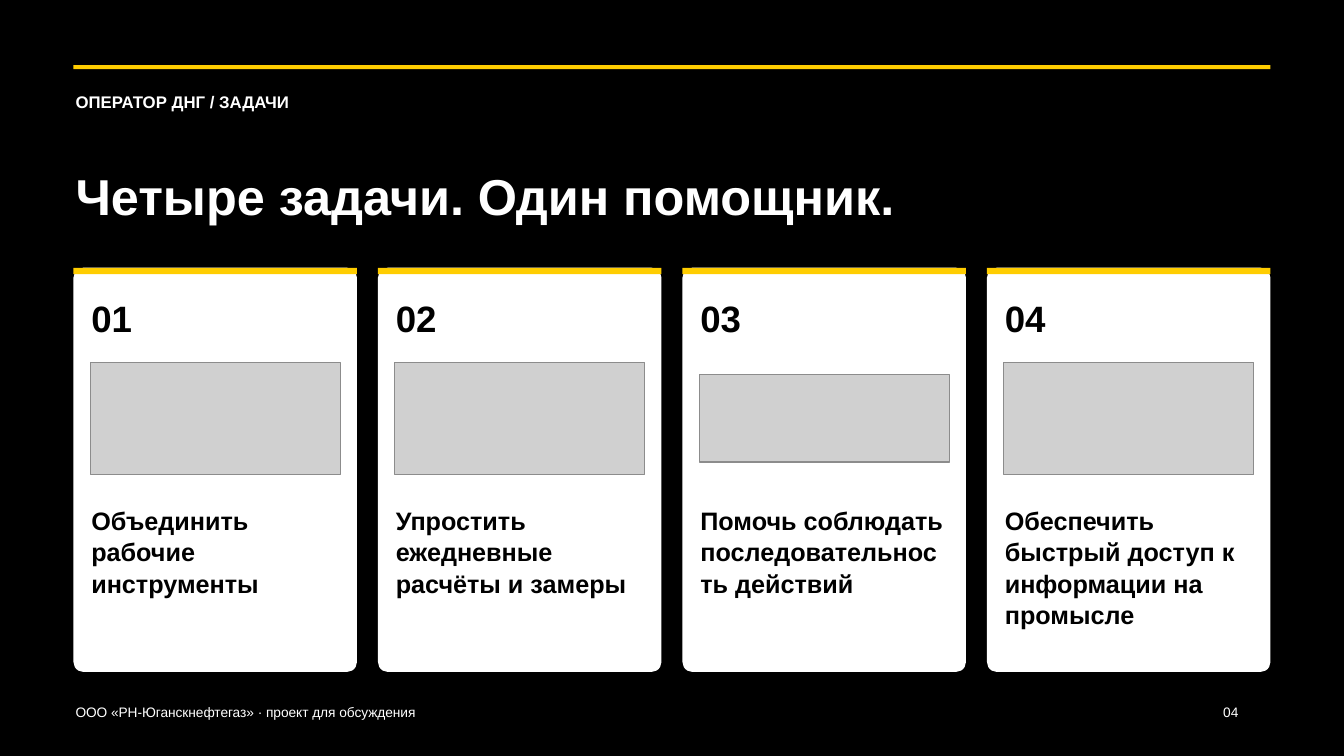
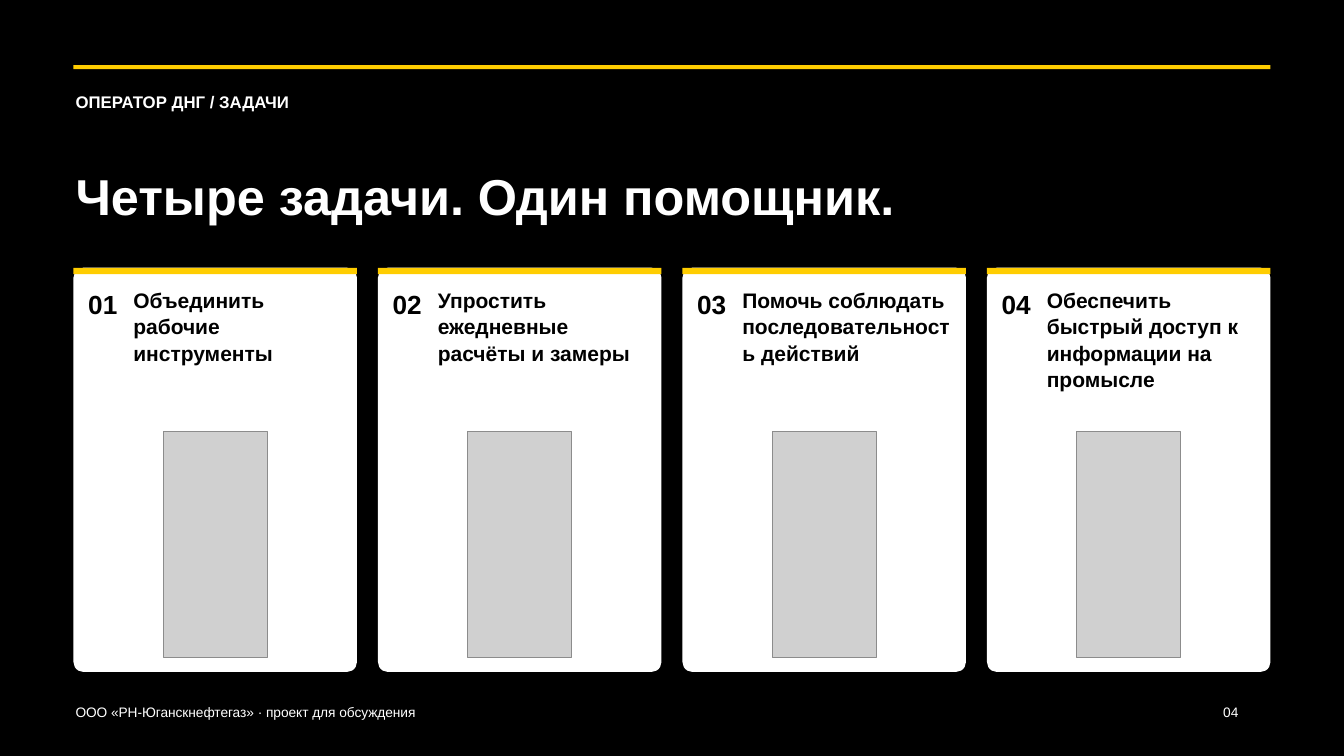
Before and after one commit to kkmusa/sanich6-ios-pwa, a slide deck: slide 4 of presentation/operator-dng-revision2/OperatorDNG_Presentation_Revision2.pptx. Drawn at 1344x756 pixels with LibreOffice and Linux fonts; fonts in the diff are those of the drawing; grey boxes stand for pictures. Boxes give left, top, right and bottom in pixels: in the first picture for what was removed or moved away, otherwise in the second. Text is boxed around its words. In the diff, an @@ line names an element or a change of style, - is before the commit and + after.

```diff
--- a/presentation/operator-dng-revision2/OperatorDNG_Presentation_Revision2.pptx
+++ b/presentation/operator-dng-revision2/OperatorDNG_Presentation_Revision2.pptx
@@ text "01": place and size @@
-text "01" at <box>91,306,132,333</box>
+text "01" at <box>88,295,117,315</box>
@@ text "Объединить рабочие инструменты": place and size @@
-text "Объединить рабочие инструменты" at <box>91,511,258,598</box>
+text "Объединить рабочие инструменты" at <box>133,292,272,365</box>
@@ text "02": place and size @@
-text "02" at <box>396,306,437,333</box>
+text "02" at <box>393,295,422,315</box>
@@ text "Упростить ежедневные расчёты и замеры": place and size @@
-text "Упростить ежедневные расчёты и замеры" at <box>396,512,626,598</box>
+text "Упростить ежедневные расчёты и замеры" at <box>438,293,630,365</box>
@@ text "03": place and size @@
-text "03" at <box>700,306,741,333</box>
+text "03" at <box>697,295,726,315</box>
@@ text "Помочь соблюдать последовательность действий": place and size @@
-text "Помочь соблюдать последовательность действий" at <box>700,511,943,598</box>
+text "Помочь соблюдать последовательность действий" at <box>742,292,944,365</box>
@@ size 26.2 to 18.8 pt in 4 elements at <box>88,295,117,315</box>, <box>393,295,422,315</box>, <box>697,295,726,315</box>, <box>1002,295,1031,315</box> @@
@@ text "04": place and size @@
-text "04" at <box>1005,306,1046,333</box>
+text "04" at <box>1002,295,1031,315</box>
@@ size 18 to 15 pt in 4 elements at <box>133,292,272,365</box>, <box>438,293,630,365</box>, <box>742,292,944,365</box>, <box>1047,292,1238,391</box> @@
@@ text "Обеспечить быстрый доступ к информации ...": place and size @@
-text "Обеспечить быстрый доступ к информации ..." at <box>1005,511,1235,630</box>
+text "Обеспечить быстрый доступ к информации ..." at <box>1047,292,1238,391</box>
@@ picture removed at <box>700,375,950,463</box> @@
@@ picture: place and size @@
-picture at <box>91,362,341,474</box>
+picture at <box>163,432,267,657</box>
@@ picture: place and size @@
-picture at <box>395,362,645,474</box>
+picture at <box>468,432,572,657</box>
@@ picture added at <box>772,432,876,657</box> @@
@@ picture: place and size @@
-picture at <box>1004,362,1254,474</box>
+picture at <box>1077,432,1181,657</box>
```
Also in this commit, not shown: 3 other slides changed, 1 slide added, 1 slide removed, 4 other files.
